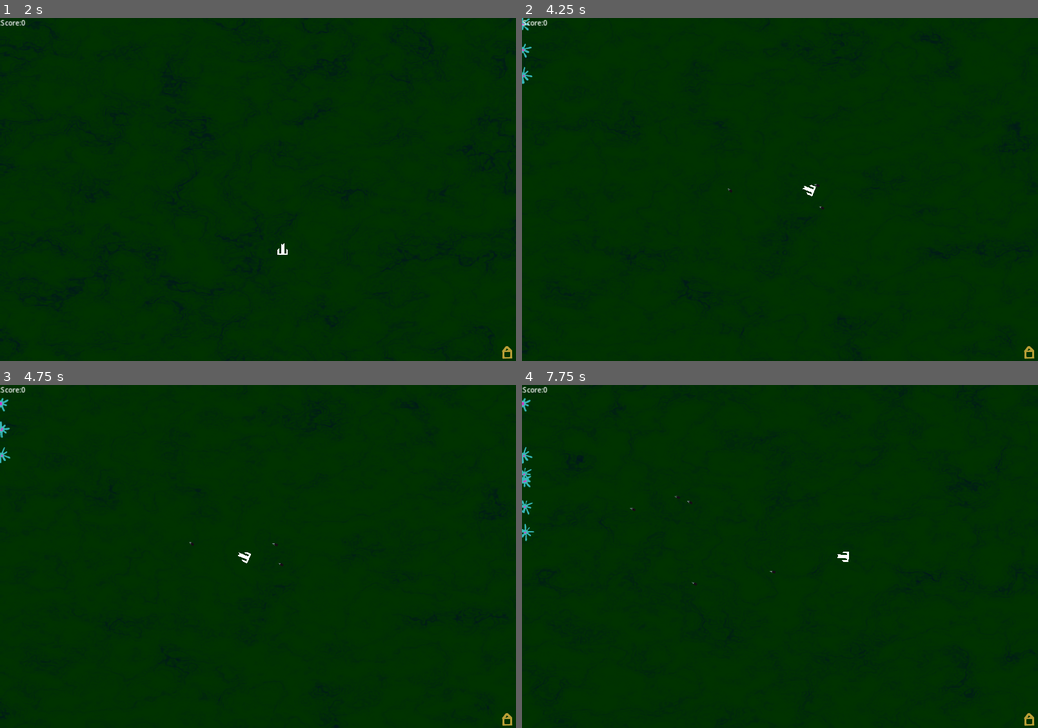
Above: before the commit, frames 1-4 (two rows, left to right).
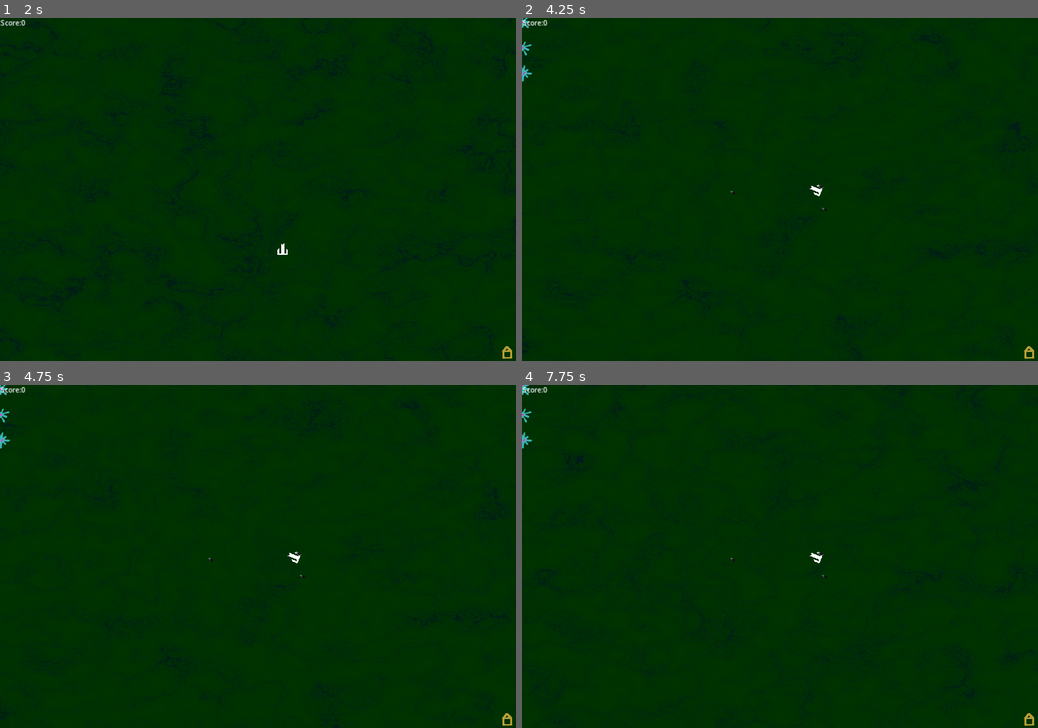
Above: after the commit, the same moments.

Repository: Habidakus/turrim-caelum
Game: Godot game, scene res://main.tscn
Same seed, same stepped clock (60 frames per second), same inputs: the game is played once before the commit and once after it. The engine's default icon, where the game draws it, is replaced by a stand-in: a white triangle on a blue panel in a dark square.
Inputs:
- Up to frame 1 (2 s): tap Enter (pause, bound only after the commit) at 0.5 s; hold D (move_right) 0.53-1.28 s; hold S (move_down) from 1.28 s (still down)
- Up to frame 2 (4.25 s): tap Space at 2 s; release S (move_down) at 2.03 s; hold D (move_right) 2.03-2.78 s; hold W (move_up) 2.78-3.53 s; hold A (move_left) from 3.53 s (still down); tap Enter (pause, bound only after the commit) at 4.15 s
- Up to frame 3 (4.75 s): keep holding A (move_left)
- Up to frame 4 (7.75 s): release A (move_left) at 5.03 s; hold S (move_down) 5.03-5.78 s; hold D (move_right) 5.78-6.53 s; hold W (move_up) 6.53-7.28 s; hold D (move_right) from 7.28 s (still down)

Frame 1 is identical in both runs. In frame 2, 0.2% of the frame differs, in the area x 0-60%, y 0-57%; in frame 3, 0.3%; in frame 4, 0.5%, in the area x 0-64%, y 0-59%.

Commit message:
Added player pause, upgrade label

Diff:
--- a/bullet.gd
+++ b/bullet.gd
@@ -9,6 +9,7 @@
 # Called when the node enters the scene tree for the first time.
 func _ready():
 	self.add_to_group("bullet")
+	process_mode = Node.PROCESS_MODE_PAUSABLE
 	if $AudioStreamPlayer2D != null:
 		$AudioStreamPlayer2D.play()
 
--- a/hud.gd
+++ b/hud.gd
@@ -7,6 +7,17 @@
 	$ScoreValue.hide()
 	$GameOver.hide()
 	$PressAnyKey.hide()
+	$MoneyValue.hide()
+	$MoneyLabel.hide()
+
+func spend_points():
+	$GameTitle.hide()
+	$ScoreLabel.show()
+	$ScoreValue.show()
+	$GameOver.hide()
+	$PressAnyKey.hide()
+	$MoneyValue.hide()
+	$MoneyLabel.hide()
 
 func game_over():
 	$GameTitle.hide()
@@ -14,6 +25,8 @@
 	$ScoreValue.show()
 	$GameOver.show()
 	$PressAnyKey.hide()
+	$MoneyValue.hide()
+	$MoneyLabel.hide()
 
 func start_game():
 	$GameTitle.hide()
@@ -21,9 +34,17 @@
 	$ScoreValue.show()
 	$GameOver.hide()
 	$PressAnyKey.hide()
+	$MoneyValue.hide()
+	$MoneyLabel.hide()
 
 func show_restart():
 	$PressAnyKey.show()
 
+func set_money(dollars : int):
+	if dollars == 1:
+		$MoneyLabel.show()
+		$MoneyValue.show()
+	$MoneyValue.text = str(dollars)
+
 func set_score(score : int):
 	$ScoreValue.text = str(score)
--- a/hud.tscn
+++ b/hud.tscn
@@ -14,6 +14,27 @@
 offset_left = 48.0
 offset_right = 88.0
 offset_bottom = 26.0
+text = "9999"
+
+[node name="MoneyLabel" type="Label" parent="."]
+anchors_preset = 1
+anchor_left = 1.0
+anchor_right = 1.0
+offset_left = -188.0
+offset_right = -40.0
+offset_bottom = 23.0
+grow_horizontal = 0
+text = "ENTER to upgrade:"
+horizontal_alignment = 2
+
+[node name="MoneyValue" type="Label" parent="."]
+anchors_preset = 1
+anchor_left = 1.0
+anchor_right = 1.0
+offset_left = -40.0
+offset_bottom = 26.0
+grow_horizontal = 0
+size_flags_horizontal = 4
 text = "9999"
 
 [node name="GameTitle" type="Label" parent="."]
--- a/main.gd
+++ b/main.gd
@@ -14,6 +14,7 @@
 var screen_size;
 var rng = RandomNumberGenerator.new()
 var money = 0
+var spendable_money : int = 0
 var score = 0
 var mobId = 1
 var player = null
@@ -21,6 +22,7 @@
 
 var pathArray : Array = []
 var currentPathIndex = 0
+var player_paused : bool = false
 
 signal increase_score(amount : int)
 
@@ -29,15 +31,18 @@
 	$MobTimer.timeout.connect(_on_mob_timer_timeout)
 	$TitleTimer.timeout.connect(_on_title_timer_timeout)
 	get_tree().paused = true
+	player_paused = false
 	process_mode = Node.PROCESS_MODE_ALWAYS
 	$TitleTimer.wait_time = 1
 	$TitleTimer.start()
 
 func start_game():
 	money = 0
+	spendable_money = 0
 	score = 0
 	mobId = 1
 	get_tree().paused = false
+	player_paused = false
 
 	# Create the player
 	player = player_scene.instantiate()
@@ -50,18 +55,15 @@
 	add_child(castle)
 	castle.position = screen_size - Vector2(20,20)
 
+	pathArray = []
 	pathArray.append(generate_path(Vector2(0,0), castle.position))
 
 	$MobTimer.start()
 	$HUD.set_score(0)
 
-func generate_path(start: Vector2, end: Vector2) -> Curve2D:
-	var curve : Curve2D = Curve2D.new()
-	curve.add_point(start)
-	curve.add_point(end)
+func add_path_point(start: Vector2, end: Vector2, desired_length: float, curve : Curve2D) -> Curve2D:
 	var best_bl = 0
 	var best : Curve2D = null
-
 	for i in 50:
 		var tStart = start
 		if rng.randi() % 2 == 1:
@@ -70,87 +72,33 @@
 			tStart.y += 40;
 		var tEnd = end
 		if rng.randi() % 2 == 1:
-			tEnd.x -= 40;
+			tEnd.x -= 80;
 		else:
-			tEnd.y -= 40;
+			tEnd.y -= 80;
 		var x = rng.randf_range(tStart.x, tEnd.x)
 		var y = rng.randf_range(tStart.y, tEnd.y)
 		var d : Curve2D = curve.duplicate()
-		d.add_point(Vector2(x, y), Vector2(0,0), Vector2(0,0), 1)
-		var bl = absf(1800.0 - d.get_baked_length())
+		var insert_point = 1
+		if curve.point_count > 2:
+			insert_point = rng.randi_range(1, curve.point_count - 1)
+		d.add_point(Vector2(x, y), Vector2(0,0), Vector2(0,0), insert_point)
+		var bl = absf(desired_length - d.get_baked_length())
 		if best == null || bl < best_bl:
 			best = d
 			best_bl = bl
-	curve = best
-	best = null
+	return best
 
-	for i in 50:
-		var tStart = start
-		if rng.randi() % 2 == 1:
-			tStart.x += 40;
-		else:
-			tStart.y += 40;
-		var tEnd = end
-		if rng.randi() % 2 == 1:
-			tEnd.x -= 40;
-		else:
-			tEnd.y -= 40;
-		var x = rng.randf_range(tStart.x, tEnd.x)
-		var y = rng.randf_range(tStart.y, tEnd.y)
-		var d : Curve2D = curve.duplicate()
-		d.add_point(Vector2(x, y), Vector2(0,0), Vector2(0,0), rng.randi_range(1, 2))
-		var bl = absf(2200.0 - d.get_baked_length())
-		if best == null || bl < best_bl:
-			best = d
-			best_bl = bl
-	curve = best
-	best = null
+func generate_path(start: Vector2, end: Vector2) -> Curve2D:
+	var two_points : Curve2D = Curve2D.new()
+	two_points.add_point(start)
+	two_points.add_point(end)
 
-	for i in 50:
-		var tStart = start
-		if rng.randi() % 2 == 1:
-			tStart.x += 40;
-		else:
-			tStart.y += 40;
-		var tEnd = end
-		if rng.randi() % 2 == 1:
-			tEnd.x -= 40;
-		else:
-			tEnd.y -= 40;
-		var x = rng.randf_range(tStart.x, tEnd.x)
-		var y = rng.randf_range(tStart.y, tEnd.y)
-		var d : Curve2D = curve.duplicate()
-		d.add_point(Vector2(x, y), Vector2(0,0), Vector2(0,0), rng.randi_range(1, 3))
-		var bl = absf(2600.0 - d.get_baked_length())
-		if best == null || bl < best_bl:
-			best = d
-			best_bl = bl
-	curve = best
-	best = null
+	var three_points = add_path_point(start, end, 1800.0, two_points);
+	var four_points = add_path_point(start, end, 2200.0, three_points);
+	var five_points = add_path_point(start, end, 2600.0, four_points);
+	var six_points = add_path_point(start, end, 3000.0, five_points);
 
-	for i in 50:
-		var tStart = start
-		if rng.randi() % 2 == 1:
-			tStart.x += 40;
-		else:
-			tStart.y += 40;
-		var tEnd = end
-		if rng.randi() % 2 == 1:
-			tEnd.x -= 40;
-		else:
-			tEnd.y -= 40;
-		var x = rng.randf_range(tStart.x, tEnd.x)
-		var y = rng.randf_range(tStart.y, tEnd.y)
-		var d : Curve2D = curve.duplicate()
-		d.add_point(Vector2(x, y), Vector2(0,0), Vector2(0,0), rng.randi_range(1, 4))
-		var bl = absf(3000.0 - d.get_baked_length())
-		if best == null || bl < best_bl:
-			best = d
-			best_bl = bl
-	curve = best
-	best = null
-
-	return curve
+	return six_points
 
 func current_path() -> Curve2D:
 	if pathArray.size() == 1:
@@ -161,6 +109,13 @@
 
 # Called every frame. 'delta' is the elapsed time since the previous frame.
 func _process(_delta):
+	if Input.is_action_just_pressed("pause"):
+		if player != null:
+			get_tree().paused = (get_tree().paused == false)
+			player_paused = get_tree().paused
+		return # gobble up the "Pause" press, so we don't accidently start the game
+	if player_paused:
+		return
 	if get_tree().paused && $TitleTimer.is_stopped():
 		if Input.is_anything_pressed():
 			$HUD.start_game()
@@ -208,10 +163,15 @@
 		bullet.queue_free()
 
 	get_tree().paused = true
+	player_paused = false
 	$TitleTimer.wait_time = 3
 	$TitleTimer.start()
 
 func _on_increase_score(amount):
 	money += amount
+	if money >= 23:
+		spendable_money += 1
+		money -= 23
+		$HUD.set_money(spendable_money)
 	score += amount
 	$HUD.set_score(score)
--- a/mob.gd
+++ b/mob.gd
@@ -17,6 +17,7 @@
 func _ready():
 	animationSprite.play()
 	animationSprite.speed_scale = rotateSpeed
+	process_mode = Node.PROCESS_MODE_PAUSABLE
 	self.add_to_group("mob")
 
 func set_target(node : Area2D, rotSpd : float, id : int, p: Curve2D, dist):
--- a/project.godot
+++ b/project.godot
@@ -55,6 +55,11 @@
 , Object(InputEventKey,"resource_local_to_scene":false,"resource_name":"","device":-1,"window_id":0,"alt_pressed":false,"shift_pressed":false,"ctrl_pressed":false,"meta_pressed":false,"pressed":false,"keycode":0,"physical_keycode":4194322,"key_label":0,"unicode":0,"echo":false,"script":null)
 ]
 }
+pause={
+"deadzone": 0.5,
+"events": [Object(InputEventKey,"resource_local_to_scene":false,"resource_name":"","device":-1,"window_id":0,"alt_pressed":false,"shift_pressed":false,"ctrl_pressed":false,"meta_pressed":false,"pressed":false,"keycode":0,"physical_keycode":4194309,"key_label":0,"unicode":0,"echo":false,"script":null)
+]
+}
 
 [rendering]
 
